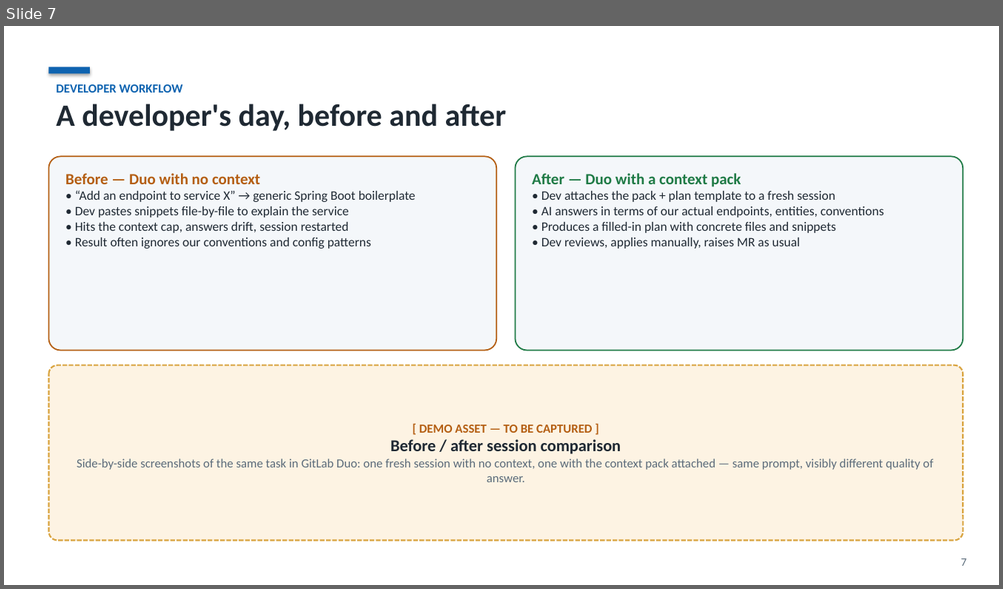
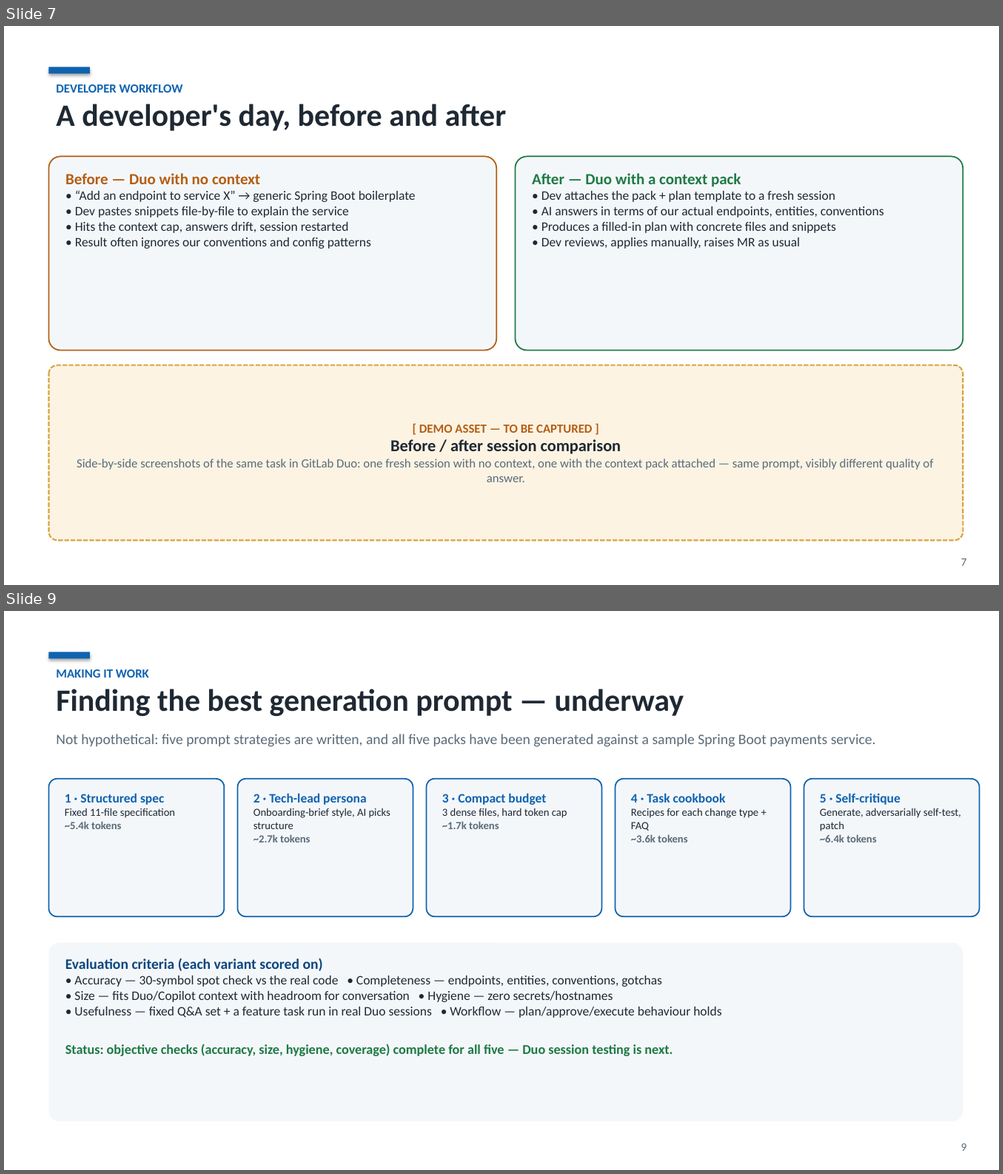
Before and after one commit to kamilhakim-s/claude2duo, a slide deck: deck/claude2duo-context-packs.pptx. Shown one above the other, each under a label of ours: slide 7 before the commit, slides 7 and 9 after it; the slides between them are not shown. The pictures are 1003x589 and 1003x1174 pixels, drawn with LibreOffice and Linux fonts; fonts in the diff are those of the drawing. Boxes give left, top, right and bottom in pixels: in the first picture for what was removed or moved away, otherwise in the second. Text is boxed around its words. In the diff, an @@ line names an element or a change of style, - is before the commit and + after.

```diff
--- a/deck/claude2duo-context-packs.pptx
+++ b/deck/claude2duo-context-packs.pptx
@@ slide 9 added at (4, 611, 999, 1170), background #FFFFFF @@
@@ rectangle added at (48, 652, 90, 659), fill #0E63B0 @@
@@ text added at (56, 669, 683, 716), 30 pt, text #1F2933, bold @@
+MAKING IT WORK
+Finding the best generation prompt — underway
@@ text added at (56, 734, 876, 747), 14 pt, text #5A6B7A @@
+Not hypothetical: five prompt strategies are written, and all five packs have been generated against a sample Spring Boot payments service.
@@ rounded rectangle added at (48, 779, 224, 917), fill #F4F7FA, outline #0E63B0 1.25 pt, 10.5 pt, text #1F2933, bold @@
+1 · Structured spec
+Fixed 11-file specification
+~5.4k tokens
@@ rounded rectangle added at (238, 779, 413, 917), fill #F4F7FA, outline #0E63B0 1.25 pt, 10.5 pt, text #1F2933 @@
+2 · Tech-lead persona
+Onboarding-brief style, AI picks structure
+~2.7k tokens
@@ rounded rectangle added at (427, 779, 602, 917), fill #F4F7FA, outline #0E63B0 1.25 pt, 10.5 pt, text #1F2933, bold @@
+3 · Compact budget
+3 dense files, hard token cap
+~1.7k tokens
@@ rounded rectangle added at (615, 779, 791, 917), fill #F4F7FA, outline #0E63B0 1.25 pt, 10.5 pt, text #1F2933 @@
+4 · Task cookbook
+Recipes for each change type + FAQ
+~3.6k tokens
@@ rounded rectangle added at (804, 779, 979, 917), fill #F4F7FA, outline #0E63B0 1.25 pt, 10.5 pt, text #1F2933 @@
+5 · Self-critique
+Generate, adversarially self-test, patch
+~6.4k tokens
@@ rounded rectangle added at (48, 943, 963, 1122), fill #F4F7FA, 12.5 pt, text #1F2933 @@
+Evaluation criteria (each variant scored on)
+• Accuracy — 30-symbol spot check vs the real code • Completeness — endpoints, entities, conventions, gotchas
+• Size — fits Duo/Copilot context with headroom for conversation • Hygiene — zero secrets/hostnames
+• Usefulness — fixed Q&A set + a feature task run in real Duo sessions • Workflow — plan/approve/execute behaviour holds
+Status: objective checks (accuracy, size, hygiene, coverage) complete for all five — Duo session testing is next.
@@ text added at (961, 1144, 967, 1151), 11 pt, text #5A6B7A @@
+9
```
Also in this commit, not shown: 7 slides changed, 2 other slides added, 2 slides removed, 3 other files.
